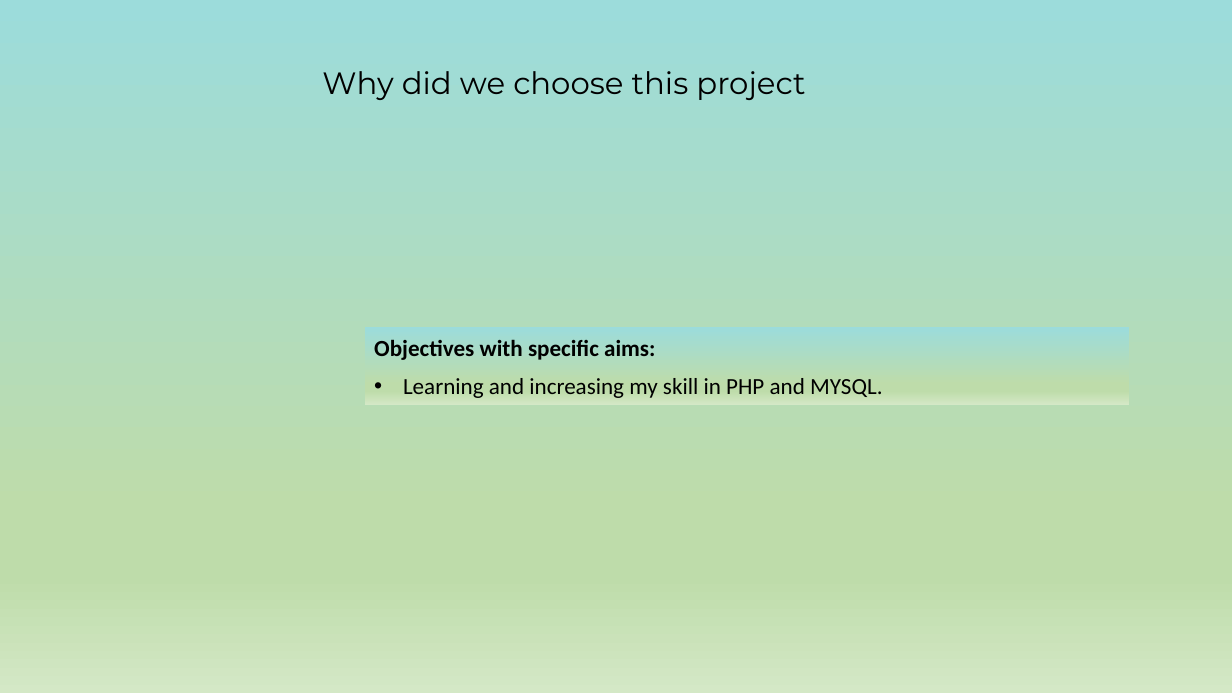
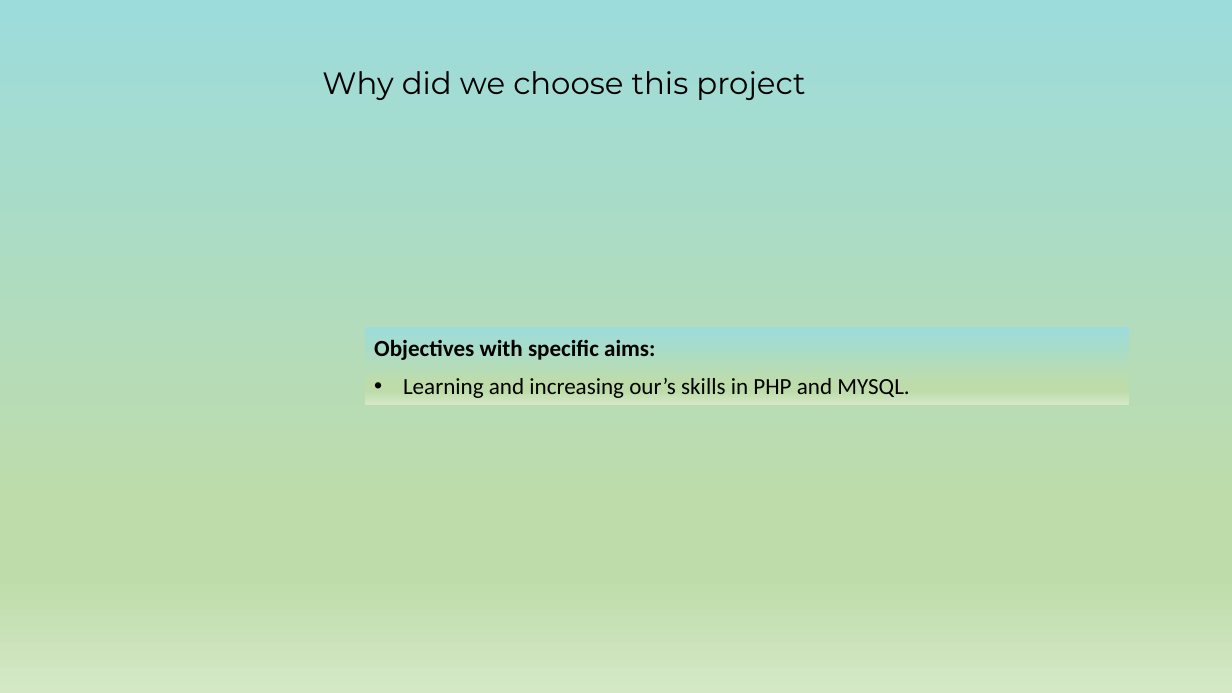
Before and after one commit to shaongitbd/socialz, a slide deck: slide 3 of Database Project.pptx. Drawn at 1232x693 pixels with LibreOffice and Linux fonts; fonts in the diff are those of the drawing. Boxes give left, top, right and bottom in pixels: in the first picture for what was removed or moved away, otherwise in the second. Text is boxed around its words. In the diff, an @@ line names an element or a change of style, - is before the commit and + after.

```diff
--- a/Database Project.pptx
+++ b/Database Project.pptx
@@ text in rectangle at (403, 378, 909, 398): text changed @@
-• Learning and increasing my skill in PHP and MYSQL.
+• Learning and increasing our’s skills in PHP and MYSQL.
```
Also in this commit, not shown: 7 slides added, 5 other files.
